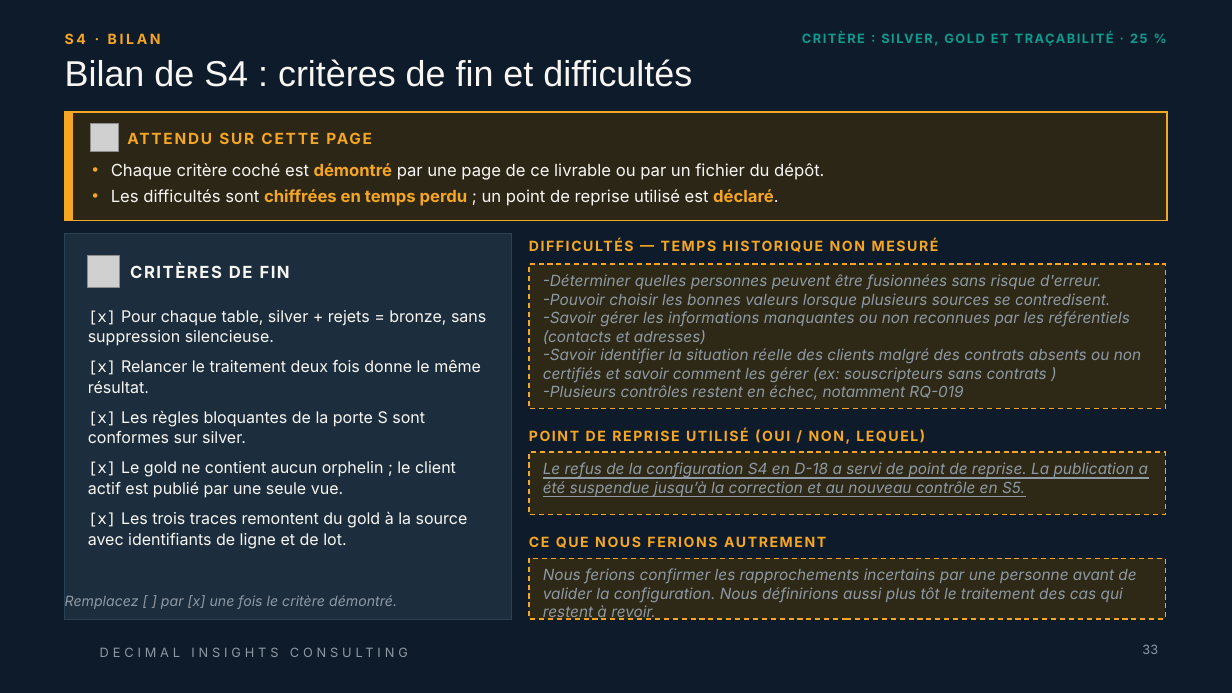
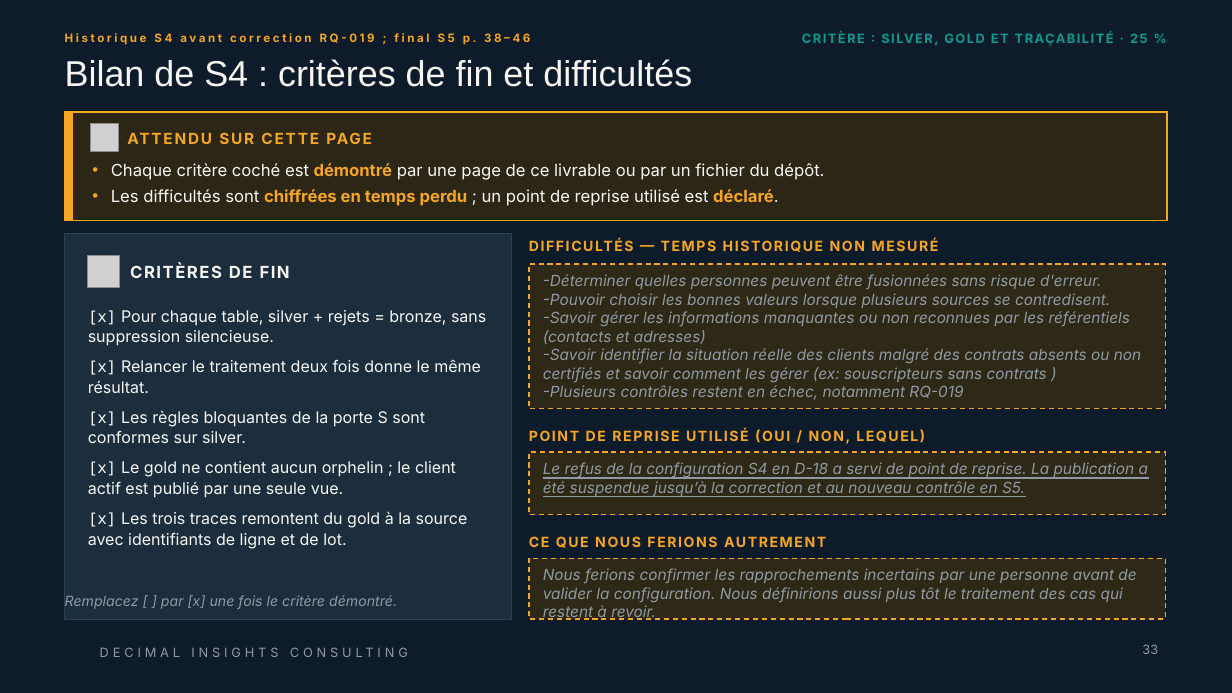
Before and after one commit to ruthabebeneg/td-qualite-g02, a slide deck: slide 33 of livrables/Livrable_Groupe_TD_AssurConnect.pptx. Drawn at 1232x693 pixels with LibreOffice and Linux fonts; fonts in the diff are those of the drawing; grey boxes stand for pictures; background and template pictures are left out. Boxes give left, top, right and bottom in pixels: in the first picture for what was removed or moved away, otherwise in the second. Text is boxed around its words. In the diff, an @@ line names an element or a change of style, - is before the commit and + after.

```diff
--- a/livrables/Livrable_Groupe_TD_AssurConnect.pptx
+++ b/livrables/Livrable_Groupe_TD_AssurConnect.pptx
@@ text at (65,33,530,45): text changed; size 11 to 9 pt @@
-S4 · BILAN
+Historique S4 avant correction RQ-019 ; final S5 p. 38–46
```
Also in this commit, not shown: 11 other slides changed, 14 other files.
